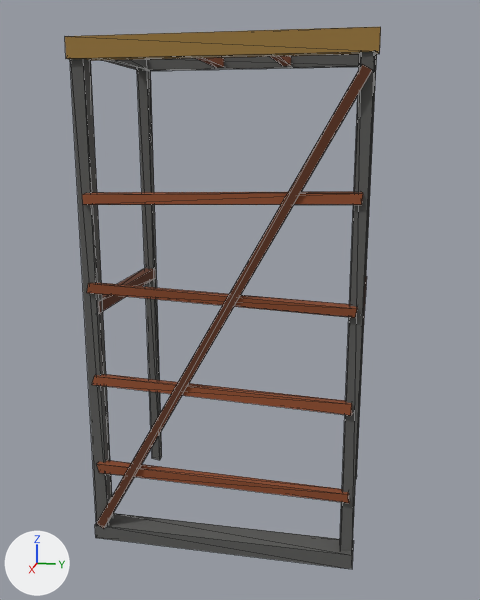
One commit to the glTF model public/models/arm_cage.glb: the scene before it, then after it.
The view is the same before and after, from a 50 mm camera at (2.186, 0.444, 1.323) aimed at (0.017, 0.01, 0.781). Arrows for +X, +Y and +Z are at lower left; the lights stay in place. The first picture is the older version. Mesh edges are drawn as thin lines. Vertices at exactly the same position are counted once.

Names of what the first picture shows: 'arm_cage'.
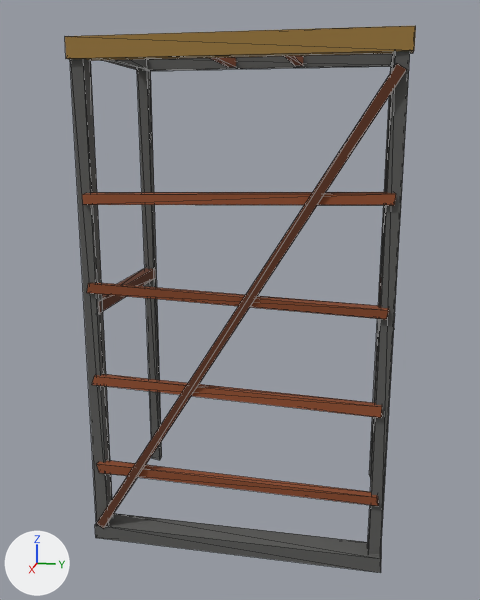
The newer file is also turned or shifted as a whole; pictures and numbers use the older file's frame.

Patch to the scene script:
```diff
--- a/public/models/arm_cage.glb.py
+++ b/public/models/arm_cage.glb.py
@@ me_cube @@
 # used by ob_arm_cage; location = (0.0, 0.0, 0.0)
 # before: 66 (0.25, 0.44, 1.54) at pixel (379, 53), 67 (0.25, 0.44, 1.6) at pixel (380, 30), 70 (0.31, 0.44, 1.54) at pixel (379, 51), 71 (0.31, 0.44, 1.6) at pixel (380, 26), 89 (0.32, 0.42, 1.49) at pixel (372, 69)
 # before: 91 (0.32, 0.4, 1.51) at pixel (362, 64), 93 (0.29, 0.42, 1.49), 95 (0.29, 0.4, 1.51), 113 (0.31, 0.41, 0.82) at pixel (355, 317), 115 (0.31, 0.41, 0.85) at pixel (357, 308)
 # before: 117 (0.28, 0.41, 0.81), 119 (0.28, 0.41, 0.85), 121 (0.31, 0.41, 1.14) at pixel (361, 204), 123 (0.31, 0.41, 1.17) at pixel (363, 193), 125 (0.28, 0.41, 1.15)
 # before: 127 (0.28, 0.41, 1.17)
 # before: 58 (0.24, 0.43, 0.0) at pixel (352, 554), 59 (0.24, 0.43, 0.05) at pixel (353, 540), 62 (0.31, 0.43, 0.0) at pixel (352, 569), 63 (0.31, 0.43, 0.05) at pixel (352, 555), 97 (0.31, 0.41, 0.23) at pixel (349, 503)
 # before: 99 (0.31, 0.41, 0.25) at pixel (347, 494), 101 (0.28, 0.41, 0.23), 103 (0.28, 0.41, 0.26), 105 (0.31, 0.41, 0.52) at pixel (350, 415), 107 (0.31, 0.41, 0.55) at pixel (351, 404)
 # before: 109 (0.28, 0.41, 0.52), 111 (0.28, 0.41, 0.55)
 # before: 34 (-0.3, 0.41, 1.56), 35 (-0.3, 0.41, 1.6), 38 (-0.27, 0.41, 1.56), 39 (-0.27, 0.41, 1.6)
-me_cube.from_pydata(...)  # 144 vertices, 216 faces; spans x -0.31..0.32, y -0.44..0.44, z 0.0..1.6
+me_cube.from_pydata(...)  # 144 vertices, 216 faces; spans x -0.31..0.32, y -0.44..0.53, z 0.0..1.6
+# me_cube part 1: the loose piece of 8 vertices spanning x 0.25..0.3, y 0.39..0.43, z 0.0..1.6 is moved by (0.0, 0.09, 0.0)
+# me_cube part 2: the loose piece of 8 vertices spanning x -0.31..-0.26, y 0.39..0.43, z 0.0..1.6 is moved by (0.0, 0.09, 0.0)
+# me_cube part 3: the loose piece of 8 vertices spanning x -0.28..0.28, y 0.39..0.43, z 0.78..0.82 is moved by (0.0, 0.09, 0.0)
+# me_cube part 4: the loose piece of 8 vertices spanning x -0.28..0.28, y -0.14..-0.1, z 1.57..1.6 is moved by (0.0, 0.04, 0.0)
+# me_cube part 5: the loose piece of 8 vertices spanning x -0.28..0.28, y 0.1..0.13, z 1.57..1.6 is moved by (0.0, 0.04, 0.0)
+# me_cube part 6
+for i in [66, 67, 70, 71, 89, 91, 93, 95, 113, 115, 117, 119, 121, 123, 125, 127]: me_cube.vertices[i].co += Vector((0.0, 0.09, 0.0))
+# me_cube part 7
+for i in [58, 59, 62, 63, 97, 99, 101, 103, 105, 107, 109, 111]: me_cube.vertices[i].co += Vector((0.0, 0.09, 0.0))
+# me_cube part 8
+for i in [34, 35, 38, 39]: me_cube.vertices[i].co += Vector((0.0, 0.09, 0.0))
+# other edits to the shape of me_cube do not show in these pictures
 me_cube.materials.append(mat_metal)
```

What differs and where, as boxes [x1, y1, x2, y2] in the pictures (480 x 600 px; the box of a moved part takes in the faces that stretch with it):
'arm_cage', reshaped (11% wider): before [65, 27, 381, 569]; after [65, 26, 416, 573]
part 1 of me_cube, moved or reshaped: before [340, 52, 375, 551]; after [368, 51, 410, 554]
part 2 of me_cube, moved or reshaped: before [356, 65, 376, 479]; after [369, 66, 392, 480]
part 3 of me_cube, moved or reshaped: before [363, 276, 367, 324]; after [379, 277, 395, 322]
part 4 of me_cube, moved or reshaped: before [196, 58, 224, 67]; after [210, 57, 236, 67]
part 5 of me_cube, moved or reshaped: before [270, 56, 291, 66]; after [284, 56, 303, 65]
part 6 of me_cube, moved or reshaped: before [65, 27, 381, 529]; after [65, 26, 416, 529]
part 7 of me_cube, moved or reshaped: before [92, 374, 354, 569]; after [92, 374, 382, 573]
part 8 of me_cube, moved or reshaped: before [147, 54, 359, 71]; after [147, 54, 392, 71]
